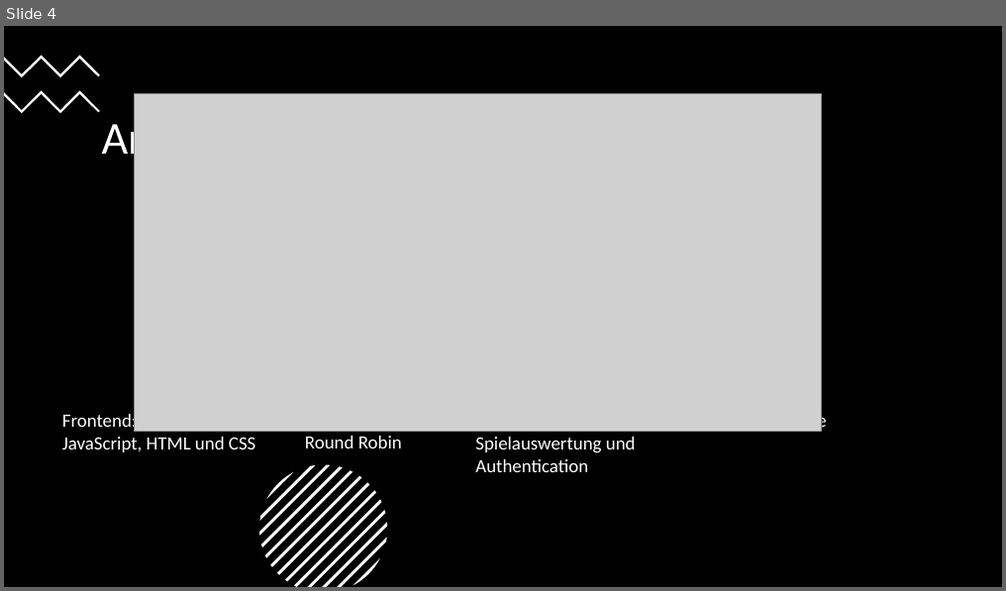
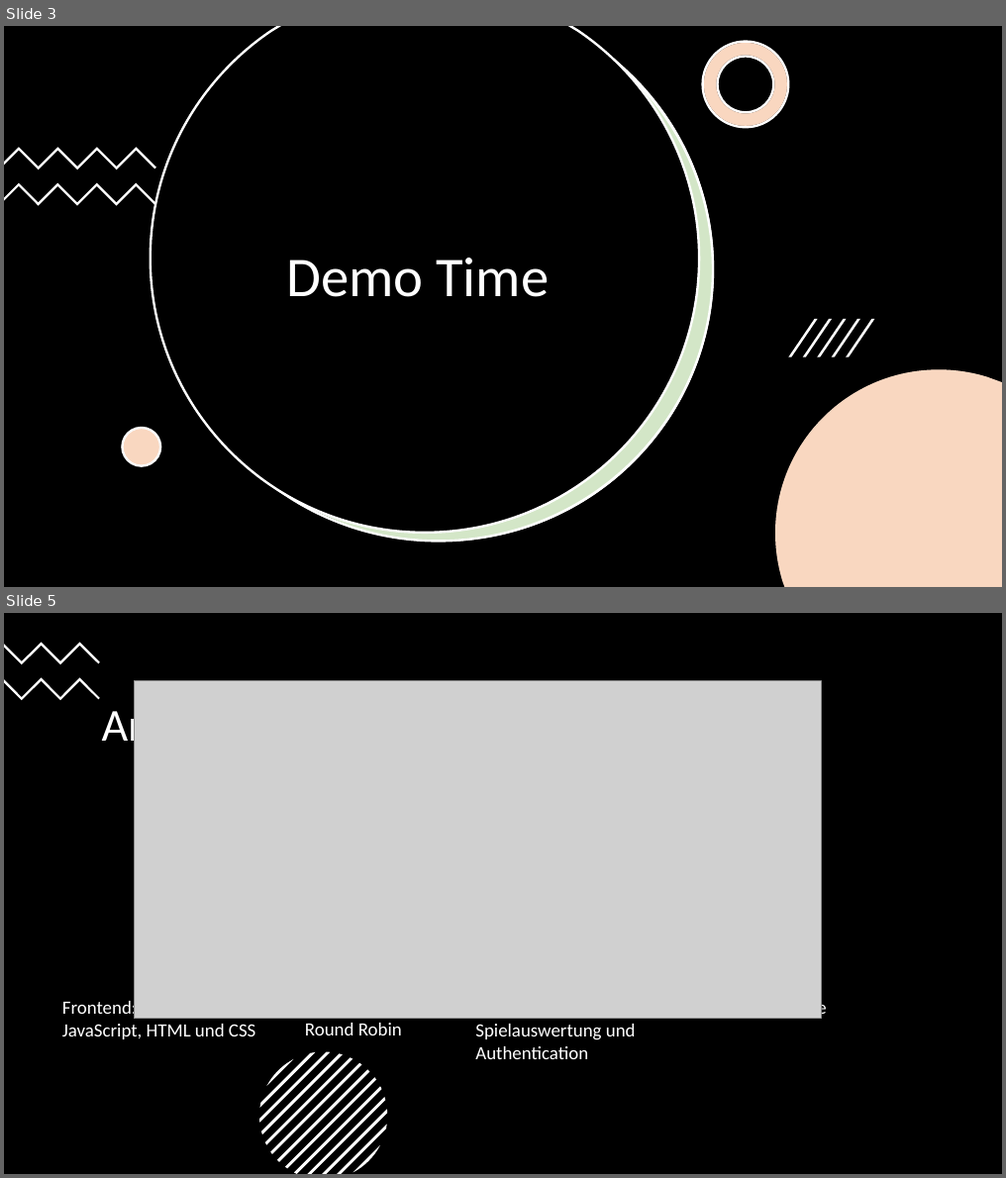
Before and after one commit to DerMaskierteMuchacho/RPS_Extreme, a slide deck: presentation/RPS Extreme Präsentation.pptx. Shown one above the other, each under a label of ours: slide 4 before the commit, slides 3 and 5 after it; the slides between them are not shown. The pictures are 1006x591 and 1006x1178 pixels, drawn with LibreOffice and Linux fonts; fonts in the diff are those of the drawing; grey boxes stand for pictures. Boxes give left, top, right and bottom in pixels: in the first picture for what was removed or moved away, otherwise in the second. Text is boxed around its words. In the diff, an @@ line names an element or a change of style, - is before the commit and + after.

```diff
--- a/presentation/RPS Extreme Präsentation.pptx
+++ b/presentation/RPS Extreme Präsentation.pptx
@@ slide 3 added at <box>4,26,1002,587</box>, background #FFFFFF @@
@@ rectangle added at <box>4,26,1002,587</box>, fill #000000 @@
@@ freeform shape added at <box>150,26,699,533</box>, fill #000000, outline #FFFFFF 2.25 pt @@
@@ freeform shape added at <box>164,26,713,541</box>, fill #70AD47 at 30% opacity, outline #FFFFFF 2.25 pt @@
@@ freeform shape added at <box>169,26,715,542</box>, fill #FFFFFF @@
@@ freeform shape added at <box>703,42,788,128</box>, fill #FFFFFF, outline #000000 2.25 pt @@
@@ freeform shape added at <box>703,42,788,128</box>, fill #ED7D31 at 30% opacity, outline #FFFFFF 2.25 pt @@
@@ freeform shape added at <box>4,148,156,170</box>, fill #FFFFFF @@
@@ freeform shape added at <box>4,183,156,205</box>, fill #FFFFFF @@
@@ title added at <box>286,258,548,297</box>, 54 pt, text #FFFFFF @@
+Demo Time
@@ group added at <box>788,319,874,357</box>: 5 freeform shapes @@
@@ freeform shape added at <box>775,370,1002,587</box>, fill #FFFFFF @@
@@ freeform shape added at <box>775,370,1002,587</box>, fill #ED7D31 at 30% opacity @@
@@ ellipse added at <box>122,428,160,467</box>, fill #FFFFFF @@
@@ ellipse added at <box>122,428,160,467</box>, fill #ED7D31 at 30% opacity, outline #FFFFFF 2.25 pt @@
@@ what was slide 4 is now slide 5 @@
```
Also in this commit, not shown: 2 slides changed, 1 other slide added.
